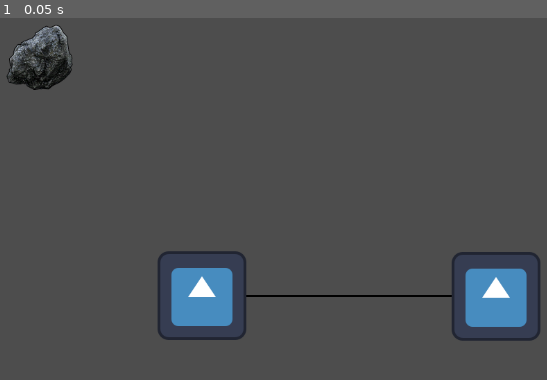
Above: before the commit, frame 1.
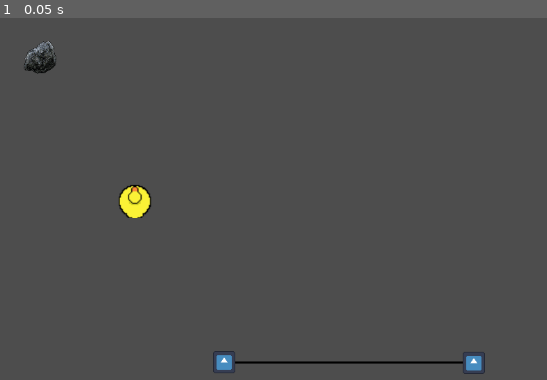
Above: after the commit, the same moment.

Repository: AgeOfCheese/game_off_2025_submission
Game: Godot game, scene res://game.tscn
The game is run twice, just before and just after one commit, with the same random seed, the same clock (stepped at 60 frames per second) and the same inputs. The engine's default icon, where the game draws it, is replaced by a stand-in: a white triangle on a blue panel in a dark square.
Inputs:
- Up to frame 1 (0.05 s): no input

The runs differ from the first frame. In frame 1, 7.0% of the frame differs, in the area x 1-99%, y 1-99%.

Commit message:
added ripple

Diff:
--- a/new-game-project/game.gd
+++ b/new-game-project/game.gd
@@ -1,15 +1,14 @@
 extends Node2D
 
 var r1
-var sling
+@onready var sling = $sling
+const RIPPLE = preload("uid://dc4t7eecpc2ve")
 
 func _ready():
 	r1 = Rock.new()
-	r1.setup(50)
+	r1.setup(25)
 	r1.position = Vector2(100, 100)
-	sling = preload("res://node_2d.tscn").instantiate()
 	#r1.lines.append([sling.get_node("a1").position, sling.get_node("a2").position])
-	add_child(sling)
 	add_child(r1)
 
 func _process(dt):
@@ -21,5 +20,8 @@
 			if not r1.flying:
 				r1.start_launch()
 		r1.apply_force(f)
-	if r1.y < 0:
+	if r1.y < -50:
 		r1.end_launch()
+		var new_ripple = RIPPLE.instantiate()
+		new_ripple.position = r1.global_position
+		add_child(new_ripple)
--- a/new-game-project/game.tscn
+++ b/new-game-project/game.tscn
@@ -1,6 +1,36 @@
-[gd_scene load_steps=2 format=3 uid="uid://cd35e8d2fn3ua"]
+[gd_scene load_steps=6 format=3 uid="uid://cd35e8d2fn3ua"]
 
 [ext_resource type="Script" uid="uid://0xq33eqohuog" path="res://game.gd" id="1_uwrxv"]
+[ext_resource type="PackedScene" uid="uid://4pqund3nukl7" path="res://scenes/sling.tscn" id="2_e2o6t"]
+[ext_resource type="Texture2D" uid="uid://cwfrs8qxhvwos" path="res://duck.png" id="3_feb5d"]
+
+[sub_resource type="RectangleShape2D" id="RectangleShape2D_fc0e3"]
+size = Vector2(82, 83)
+
+[sub_resource type="RectangleShape2D" id="RectangleShape2D_feb5d"]
+size = Vector2(20, 354)
 
 [node name="Node2D" type="Node2D"]
 script = ExtResource("1_uwrxv")
+
+[node name="sling" parent="." instance=ExtResource("2_e2o6t")]
+
+[node name="RigidBody2D" type="RigidBody2D" parent="."]
+gravity_scale = 0.0
+
+[node name="CollisionShape2D" type="CollisionShape2D" parent="RigidBody2D"]
+position = Vector2(237, 308)
+scale = Vector2(0.5, 0.5)
+shape = SubResource("RectangleShape2D_fc0e3")
+
+[node name="Icon" type="Sprite2D" parent="RigidBody2D/CollisionShape2D"]
+position = Vector2(0, 1)
+scale = Vector2(3, 3)
+texture = ExtResource("3_feb5d")
+
+[node name="StaticBody2D" type="StaticBody2D" parent="."]
+position = Vector2(24, 272)
+
+[node name="CollisionShape2D" type="CollisionShape2D" parent="StaticBody2D"]
+position = Vector2(0, 4)
+shape = SubResource("RectangleShape2D_feb5d")
--- a/new-game-project/node_2d.gd
+++ b/new-game-project/node_2d.gd
@@ -1,7 +1,7 @@
 extends Node2D
 
 var l0
-const k = 100
+const k = 25
 
 var rockpos = null
 var rockrad = 10
--- /dev/null
+++ b/new-game-project/scenes/ripple.tscn
@@ -0,0 +1,11 @@
+[gd_scene load_steps=3 format=3 uid="uid://dc4t7eecpc2ve"]
+
+[ext_resource type="Script" uid="uid://cdqxg0wyr72ws" path="res://scripts/ripple.gd" id="1_nd7wn"]
+
+[sub_resource type="CircleShape2D" id="CircleShape2D_soc2n"]
+
+[node name="Ripple" type="Area2D"]
+script = ExtResource("1_nd7wn")
+
+[node name="CollisionShape2D" type="CollisionShape2D" parent="."]
+shape = SubResource("CircleShape2D_soc2n")
--- a/new-game-project/node_2d.tscn
+++ b/new-game-project/scenes/sling.tscn
@@ -3,13 +3,15 @@
 [ext_resource type="Script" uid="uid://dwl3koja4hqs5" path="res://node_2d.gd" id="1_0e48y"]
 [ext_resource type="Texture2D" uid="uid://4q335xxs2p" path="res://icon.svg" id="2_epypp"]
 
-[node name="Node2D" type="Node2D"]
+[node name="Sling" type="Node2D"]
 script = ExtResource("1_0e48y")
 
 [node name="a1" type="Sprite2D" parent="."]
-position = Vector2(333, 444)
+position = Vector2(365, 540)
+scale = Vector2(0.25, 0.25)
 texture = ExtResource("2_epypp")
 
 [node name="a2" type="Sprite2D" parent="."]
-position = Vector2(757, 445)
+position = Vector2(725, 541)
+scale = Vector2(0.25, 0.25)
 texture = ExtResource("2_epypp")
--- /dev/null
+++ b/new-game-project/scripts/ripple.gd
@@ -0,0 +1,40 @@
+extends Area2D
+
+@export var speed = 100
+@export var push_force = 7500
+@export var max_radius = 350
+@export var friction = 0.1
+
+@onready var collision_shape_2d = $CollisionShape2D
+
+signal yap
+
+# Called when the node enters the scene tree for the first time.
+func _ready():
+	#collision_shape_2d.shape.radius = 0 # Replace with function body.
+	pass
+
+
+# Called every frame. 'delta' is the elapsed time since the previous frame.
+func _physics_process(delta):
+	collision_shape_2d.shape.radius += speed*delta
+
+	var collided_bodies = get_overlapping_bodies()
+
+	for body in collided_bodies:
+		if body == get_parent():
+			return
+		if body is RigidBody2D:
+			#print(body.linear_velocity)
+			body.linear_velocity += ((body.global_position - global_position).normalized() * push_force * delta)/(collision_shape_2d.shape.radius + 1)
+
+			body.linear_velocity-= body.linear_velocity*friction*delta
+
+		if body is StaticBody2D:
+			if get_parent():
+				var new_ripple = get_parent().RIPPLE.instantiate()
+				body.add_child(new_ripple)
+
+	if collision_shape_2d.shape.radius >= max_radius:
+		collision_shape_2d.shape.radius = 0
+		queue_free()
--- a/new-game-project/rock.gd
+++ b/new-game-project/scripts/rock.gd
@@ -6,9 +6,9 @@
 const kpick = 0.011
 const density = 10
 const gravity = 0.5
-const theta = 45
+const theta = 10
 const hcam = 500
-const iters = 20
+const iters = 40
 
 var rad
 var picked
Binary file added: new-game-project/duck.png
Not shown, added: new-game-project/duck.png.import
Not shown, added: new-game-project/scripts/ripple.gd.uid
Renamed: new-game-project/rock.gd.uid -> new-game-project/scripts/rock.gd.uid
